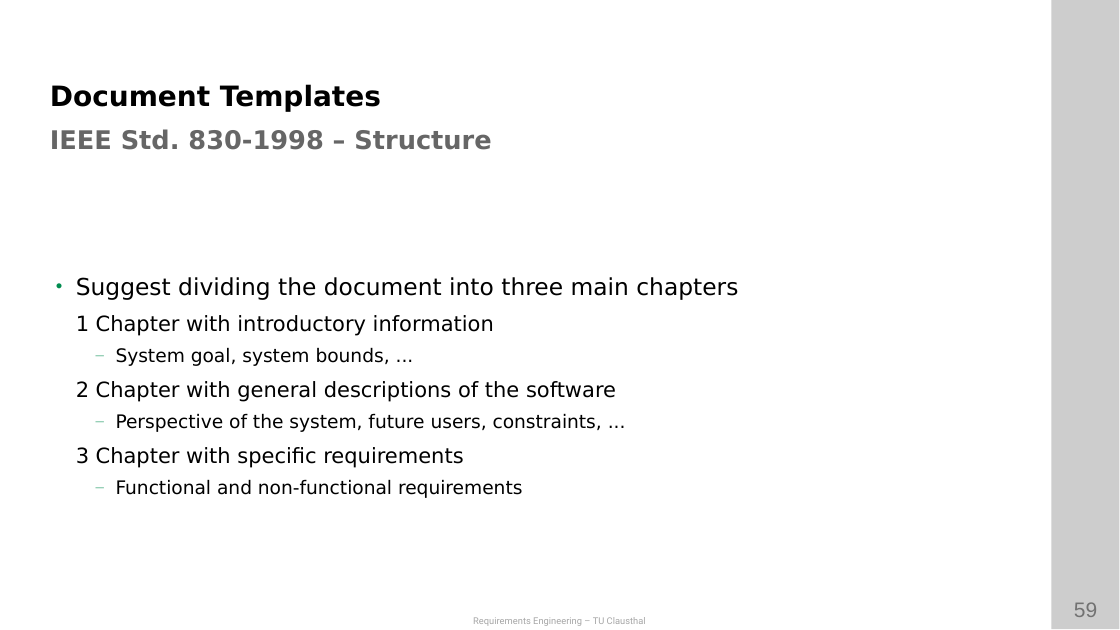
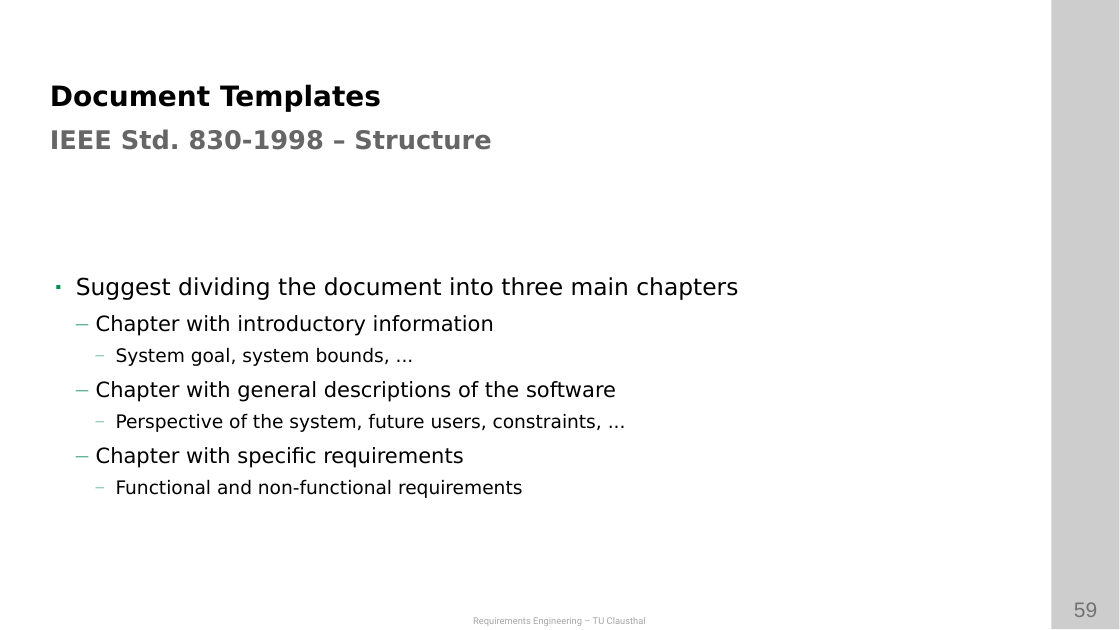
Before and after one commit to ETCE-LAB/teaching-material, a slide deck: slide 59 of Requirements-Engineering/RE-L06-Documentation--Introduction.pptx. Drawn at 1120x630 pixels with LibreOffice and Linux fonts; fonts in the diff are those of the drawing; background and template pictures are left out. Boxes give left, top, right and bottom in pixels: in the first picture for what was removed or moved away, otherwise in the second. Text is boxed around its words. In the diff, an @@ line names an element or a change of style, - is before the commit and + after.

```diff
--- a/Requirements-Engineering/RE-L06-Documentation--Introduction.pptx
+++ b/Requirements-Engineering/RE-L06-Documentation--Introduction.pptx
@@ text at (x1=76, y1=277, x2=738, y2=468): bullet • to ◾; bullet 1 to —; bullet colour #000000 to #008C4F @@
```
Also in this commit, not shown: 58 other slides changed, 1 other file.
